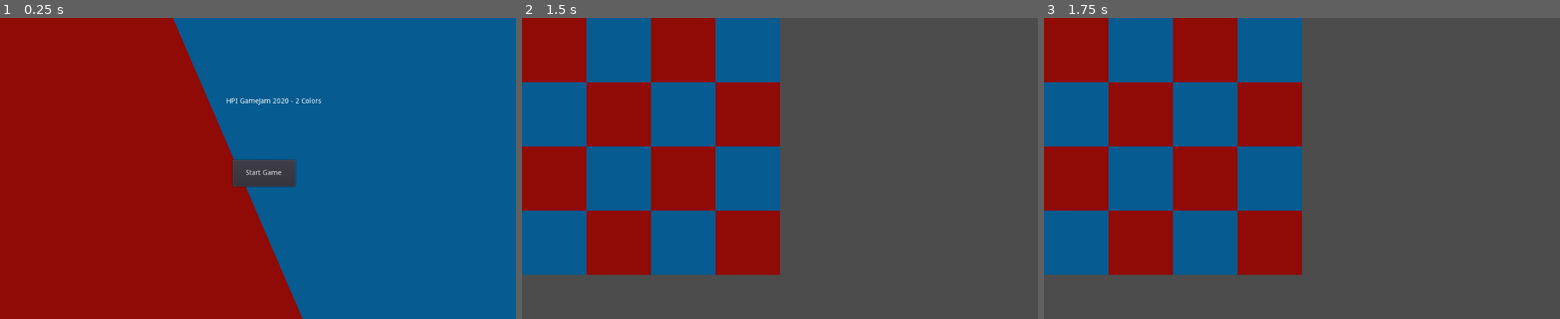
Above: before the commit, frames 1-3 (left to right).
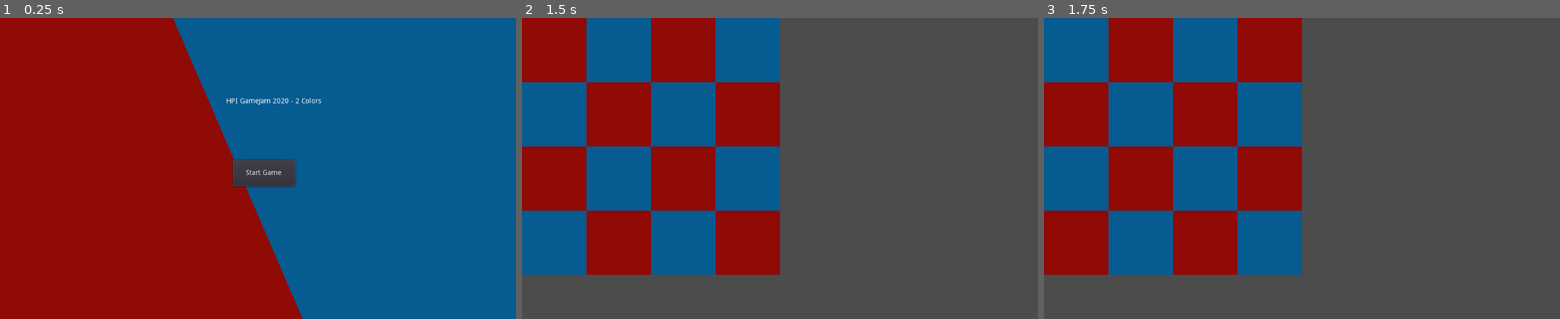
Above: after the commit, the same moments.

Repository: frcroth/hpi_gamejam2020_2colors
Game: Godot game, scene res://Scenes/UI/MainMenu.tscn
Two runs of this game, one before a commit and one after it. Both use one fixed random seed, a clock stepped at 60 frames per second and the inputs below.
Inputs:
- Up to frame 1 (0.25 s): no input
- Up to frame 2 (1.5 s): click "Start Game" at 0.5 s; tap Enter at 1.25 s
- Up to frame 3 (1.75 s): no input

Frames 1-2 are identical in both runs. In frame 3, 43% of the frame differs, in the area x 0-50%, y 0-86%.

Commit message:
Tiles change with the beat

Diff:
--- /dev/null
+++ b/Scenes/Entities/Player.gd
@@ -0,0 +1,13 @@
+extends Node2D
+
+# Declare member variables here. Examples:
+# var a = 2
+# var b = "text"
+
+# Called when the node enters the scene tree for the first time.
+func _ready():
+	pass # Replace with function body.
+
+# Called every frame. 'delta' is the elapsed time since the previous frame.
+#func _process(delta):
+#	pass
--- a/Scenes/Entities/Player.tscn
+++ b/Scenes/Entities/Player.tscn
@@ -1,11 +1,13 @@
-[gd_scene load_steps=3 format=2]
+[gd_scene load_steps=4 format=2]
 
-[ext_resource path="res://Assets/Graphics/Players/playerblueplaceholder.png" type="Texture" id=1]
+[ext_resource path="res://Scenes/Entities/Player.gd" type="Script" id=1]
+[ext_resource path="res://Assets/Graphics/Players/playerblueplaceholder.png" type="Texture" id=2]
 
 [sub_resource type="CircleShape2D" id=1]
 radius = 58.7492
 
 [node name="Player" type="Node2D"]
+script = ExtResource( 1 )
 
 [node name="PlayerSprite" type="Sprite" parent="."]
 
--- a/Scenes/Grid/Tile.tscn
+++ b/Scenes/Grid/Tile.tscn
@@ -21,22 +21,24 @@
 #	pass
 "
 
-[sub_resource type="RectangleShape2D" id=1]
+[sub_resource type="RectangleShape2D" id=2]
 extents = Vector2( 64, 64 )
 
-[node name="Tile" type="Node2D"]
+[node name="Tile" type="Node2D" groups=[
+"beatable",
+]]
 script = ExtResource( 1 )
 
 [node name="TileArea" type="Area2D" parent="." groups=[
 "beatable",
 ]]
-script = SubResource( 2 )
+script = SubResource( 1 )
 __meta__ = {
 "_edit_lock_": true
 }
 
 [node name="TileCollisionShape" type="CollisionShape2D" parent="TileArea"]
-shape = SubResource( 1 )
+shape = SubResource( 2 )
 
 [node name="TileColor" type="ColorRect" parent="TileArea"]
 margin_left = -64.0
Not shown: 1 places in Scenes/Entities/Player.tscn that only renumber resources
Not shown: 1 places in Scenes/Grid/Tile.tscn that only renumber resources
